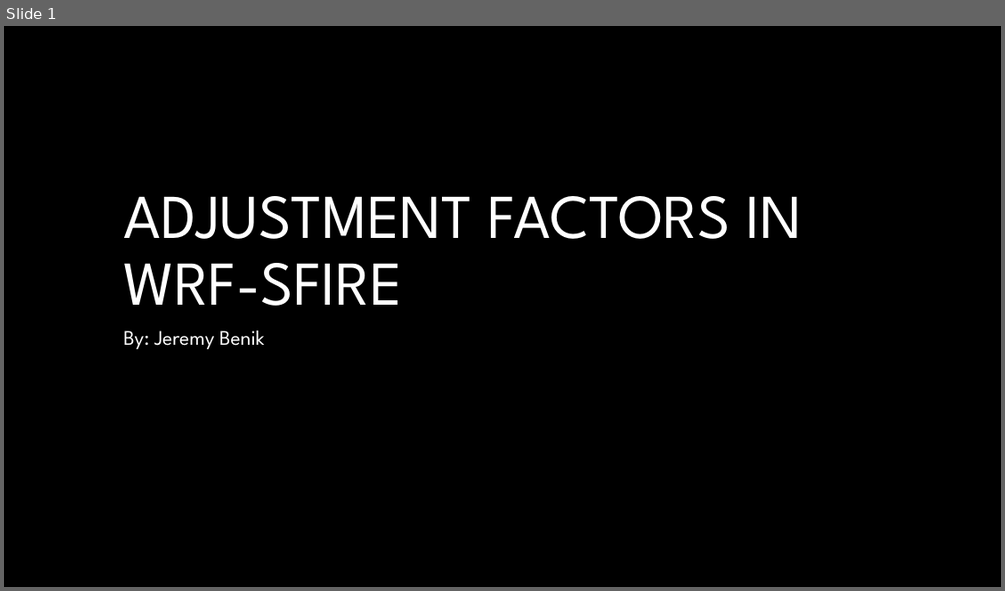
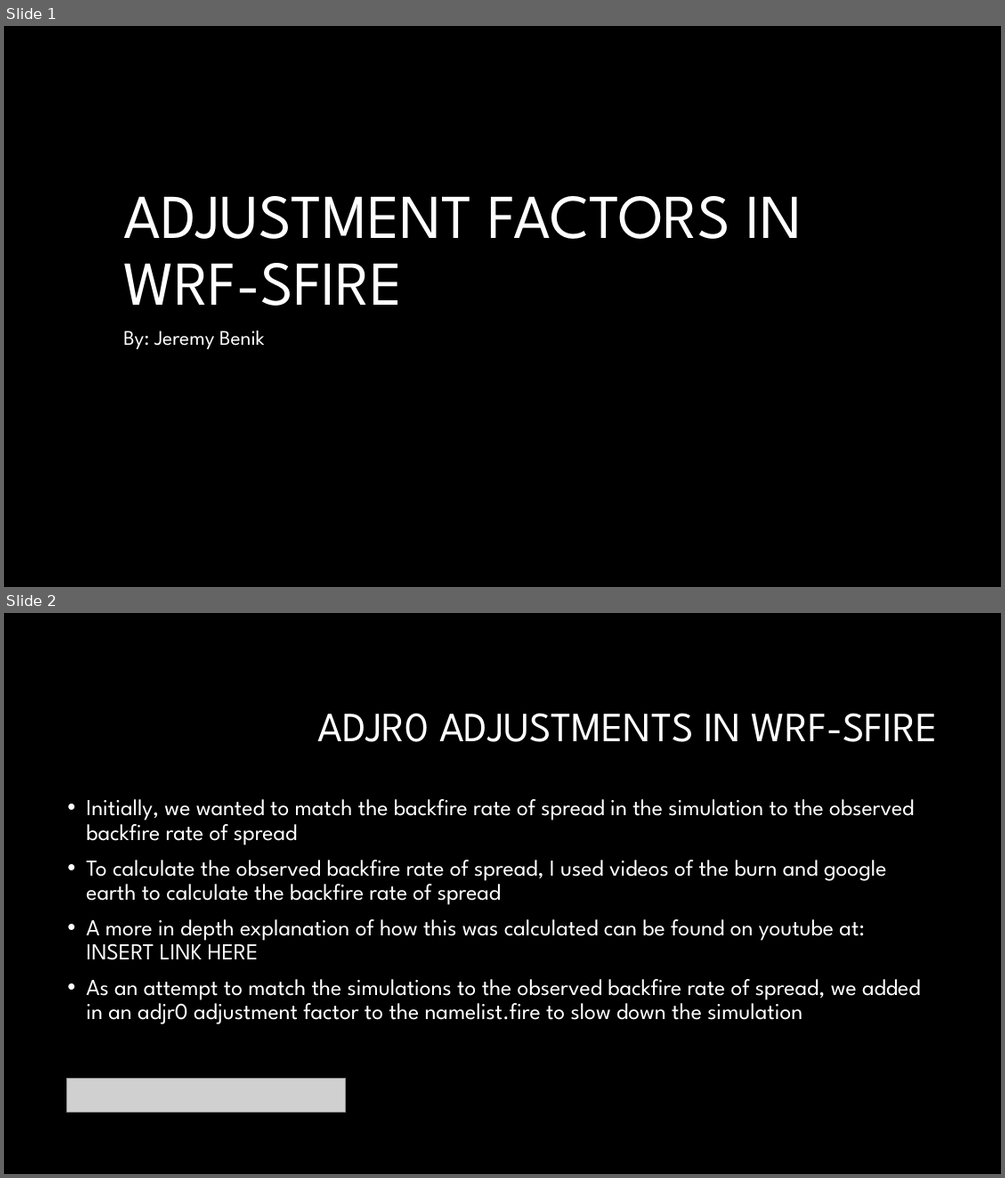
Before and after one commit to Jeremy-Benik/Meeting_Notes, a slide deck: Presentations/Adjustment_Factors.pptx. Shown one above the other, each under a label of ours: slide 1 before the commit, slides 1 and 2 after it. The pictures are 1005x591 and 1005x1178 pixels, drawn with LibreOffice and Linux fonts; fonts in the diff are those of the drawing; grey boxes stand for pictures; background and template pictures are left out. Boxes give left, top, right and bottom in pixels: in the first picture for what was removed or moved away, otherwise in the second. Text is boxed around its words. In the diff, an @@ line names an element or a change of style, - is before the commit and + after.

Commit message:
Updating adjustment factor powerpoint

```diff
--- a/Presentations/Adjustment_Factors.pptx
+++ b/Presentations/Adjustment_Factors.pptx
@@ slide 2 added at (4,613,1001,1174), background #000000 @@
@@ title added at (318,713,938,742), 40 pt, text #FFFFFF @@
+ADJR0 ADJUSTMENTS IN WRF-SFIRE
@@ text added at (86,799,921,1024), 22 pt, text #FFFFFF @@
+• Initially, we wanted to match the backfire rate of spread in the simulation to the observed backfire rate of spread
+• To calculate the observed backfire rate of spread, I used videos of the burn and google earth to calculate the backfire rate of spread
+• A more in depth explanation of how this was calculated can be found on youtube at: INSERT LINK HERE
+• As an attempt to match the simulations to the observed backfire rate of spread, we added in an adjr0 adjustment factor to the namelist.fire to slow down the simulation
@@ picture added at (67,1078,345,1111) @@
```
Also in this commit, not shown: 1 slide changed, 6 other slides added.
